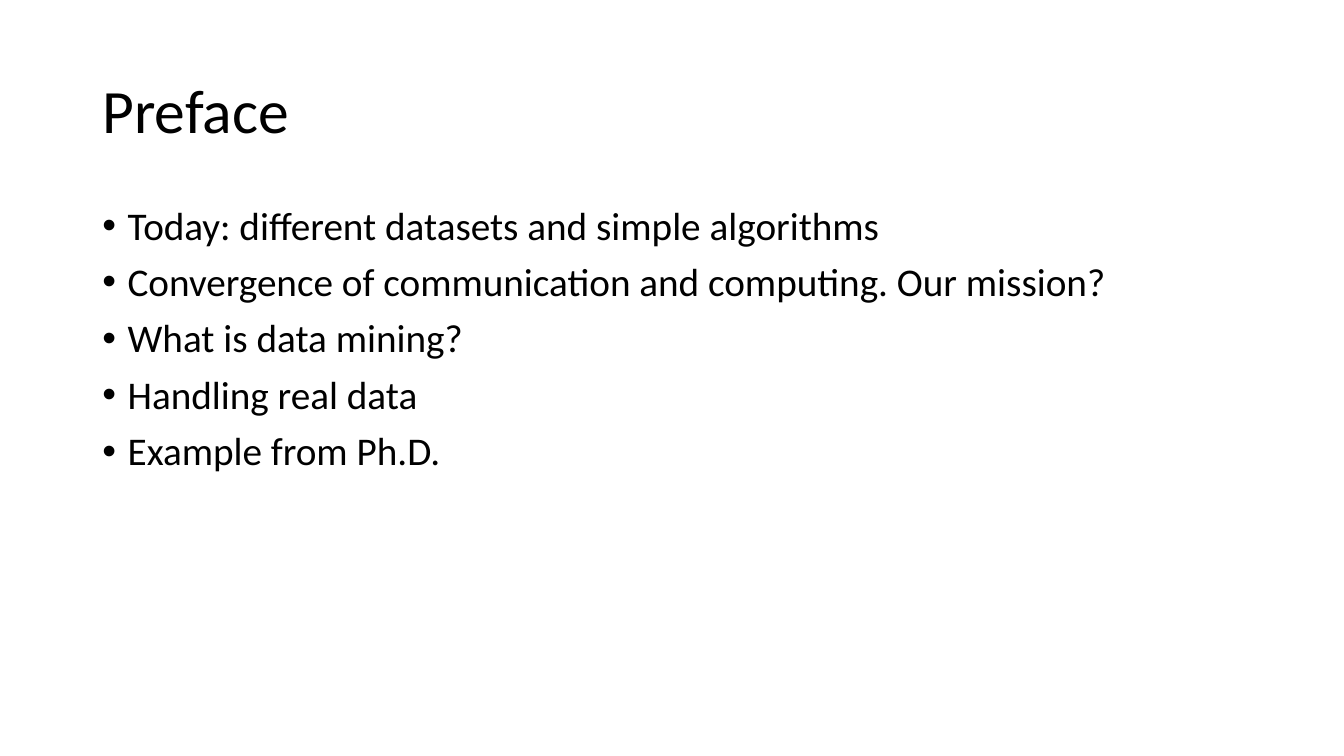
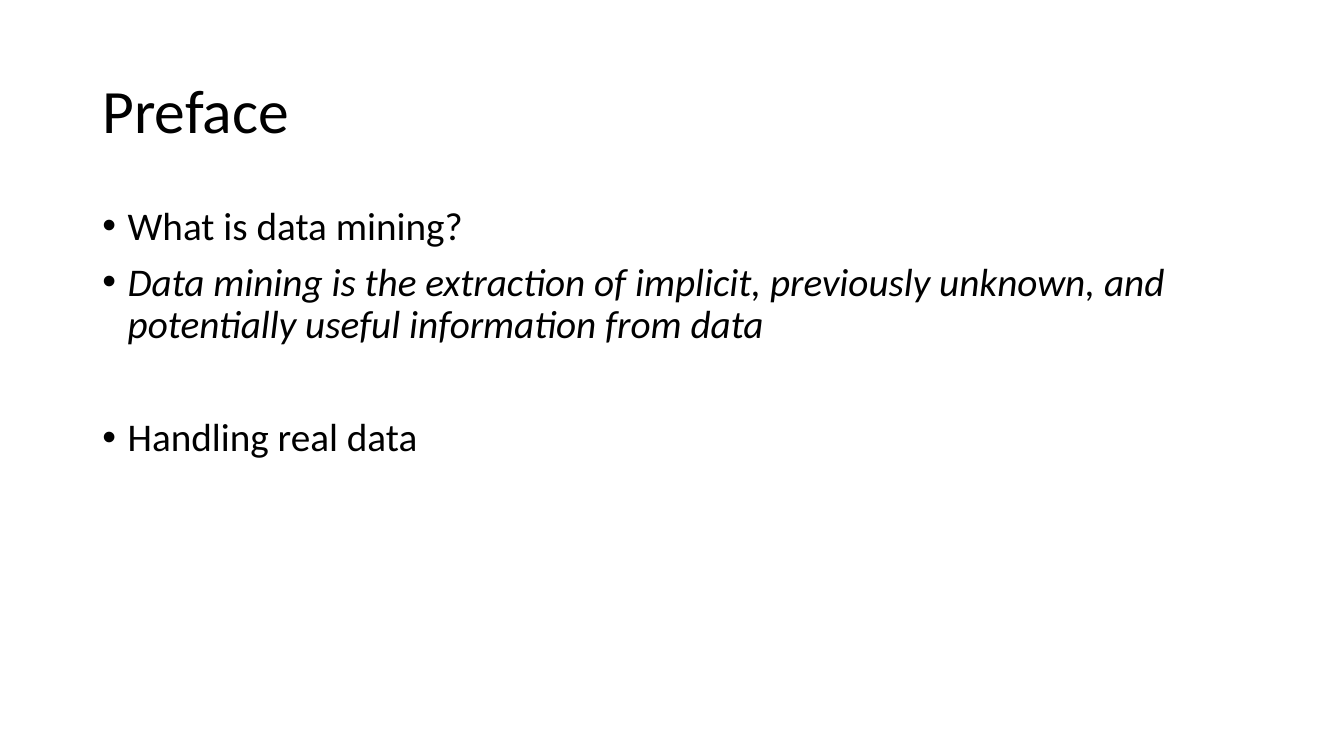
Before and after one commit to russellu/cs405, a slide deck: slide 4 of Lecture_01.pptx. Drawn at 1344x756 pixels with LibreOffice and Linux fonts; fonts in the diff are those of the drawing. Boxes give left, top, right and bottom in pixels: in the first picture for what was removed or moved away, otherwise in the second. Text is boxed around its words. In the diff, an @@ line names an element or a change of style, - is before the commit and + after.

```diff
--- a/Lecture_01.pptx
+++ b/Lecture_01.pptx
@@ text at <box>128,212,1105,303</box>: paragraphs removed @@
-• Today: different datasets and simple algorithms
-• Convergence of communication and computing. Our mission?
@@ text at <box>128,268,1164,345</box>: paragraph added @@
+• Data mining is the extraction of implicit, previously unknown, and potentially useful information from data
@@ text at <box>128,437,441,472</box>: paragraph removed @@
-• Example from Ph.D.
```
Also in this commit, not shown: 8 other slides changed, 7 slides added, 3 slides removed, 1 other file.
